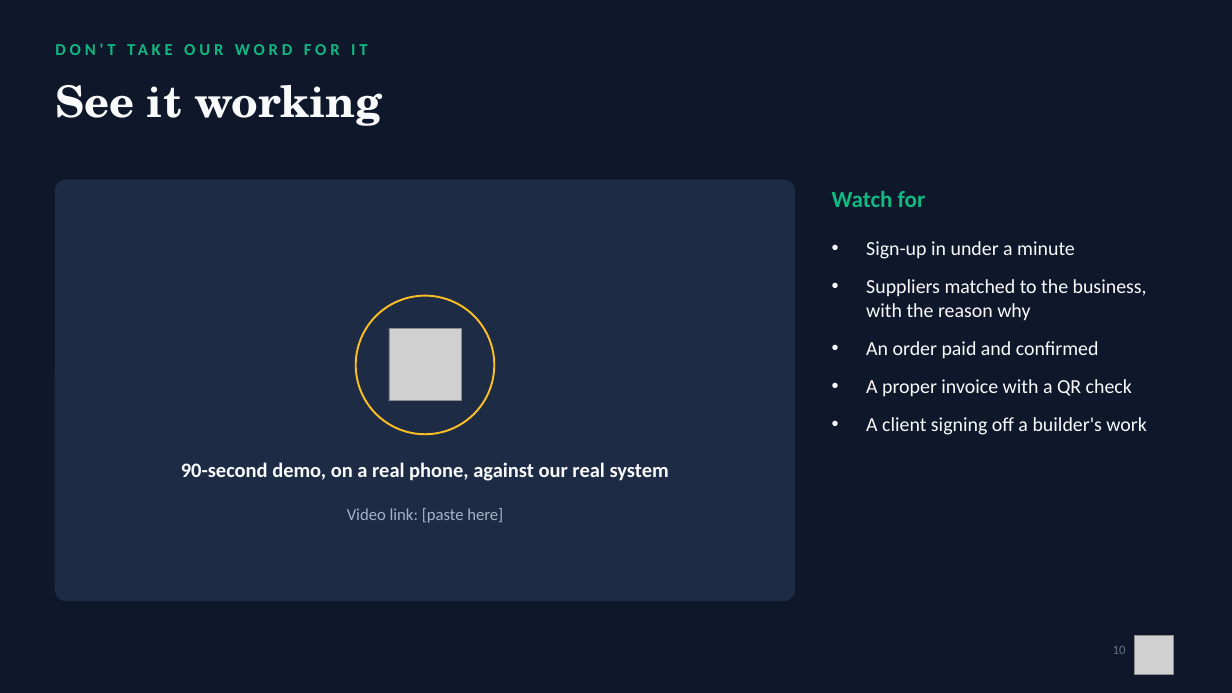
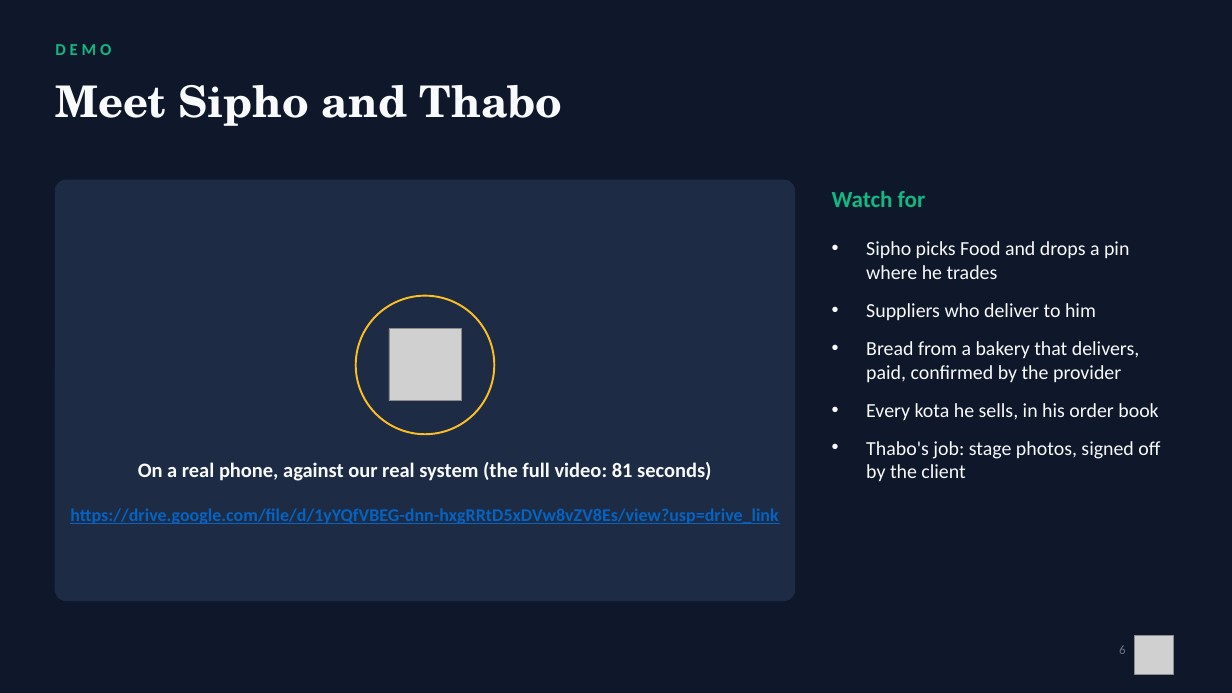
Before and after one commit to Mandla78/KasiFlow, a slide deck: slide 6 of docs/submission/05_final_submission/Akayza_Pitch_TeamPR.pptx (slide 10 before the commit). Drawn at 1232x693 pixels with LibreOffice and Linux fonts; fonts in the diff are those of the drawing; grey boxes stand for pictures. Boxes give left, top, right and bottom in pixels: in the first picture for what was removed or moved away, otherwise in the second. Text is boxed around its words. In the diff, an @@ line names an element or a change of style, - is before the commit and + after.

```diff
--- a/docs/submission/05_final_submission/Akayza_Pitch_TeamPR.pptx
+++ b/docs/submission/05_final_submission/Akayza_Pitch_TeamPR.pptx
@@ text at (55, 44, 111, 55): text changed @@
-DON'T TAKE OUR WORD FOR IT
+DEMO
@@ text at (55, 85, 563, 126): text changed @@
-See it working
+Meet Sipho and Thabo
@@ text at (866, 241, 1160, 482): text changed @@
-• Sign-up in under a minute
-• Suppliers matched to the business, with the reason why
-• An order paid and confirmed
-• A proper invoice with a QR check
-• A client signing off a builder's work
+• Sipho picks Food and drops a pin where he trades
+• Suppliers who deliver to him
+• Bread from a bakery that delivers, paid, confirmed by the provider
+• Every kota he sells, in his order book
+• Thabo's job: stage photos, signed off by the client
@@ text at (138, 462, 711, 481): text changed @@
-90-second demo, on a real phone, against our real system
+On a real phone, against our real system (the full video: 81 seconds)
@@ text at (70, 508, 778, 524): text changed; size 13 to 14 pt; text colour #A3B3C9 to #0563C1; bold on @@
-Video link: [paste here]
+https://drive.google.com/file/d/1yYQfVBEG-dnn-hxgRRtD5xDVw8vZV8Es/view?usp=drive_link
@@ text at (1119, 645, 1125, 654): text changed @@
-10
+6
```
Also in this commit, not shown: 15 other slides changed, 8 slides added, 4 slides removed, 12 other files.
